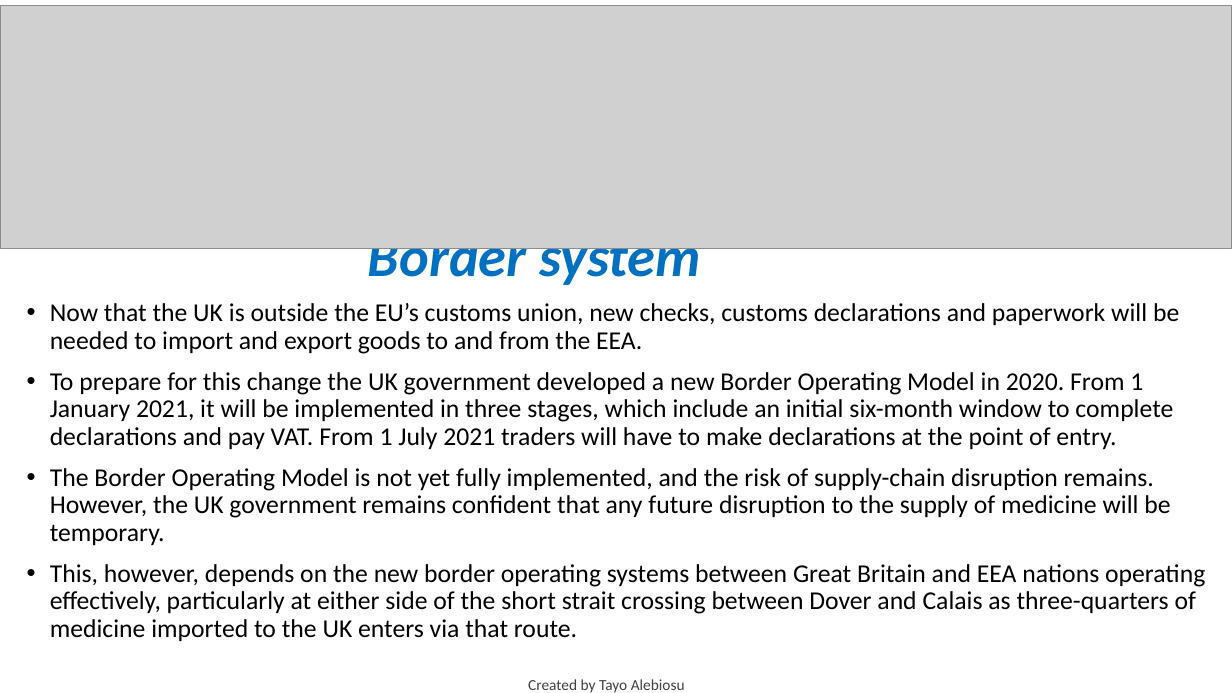
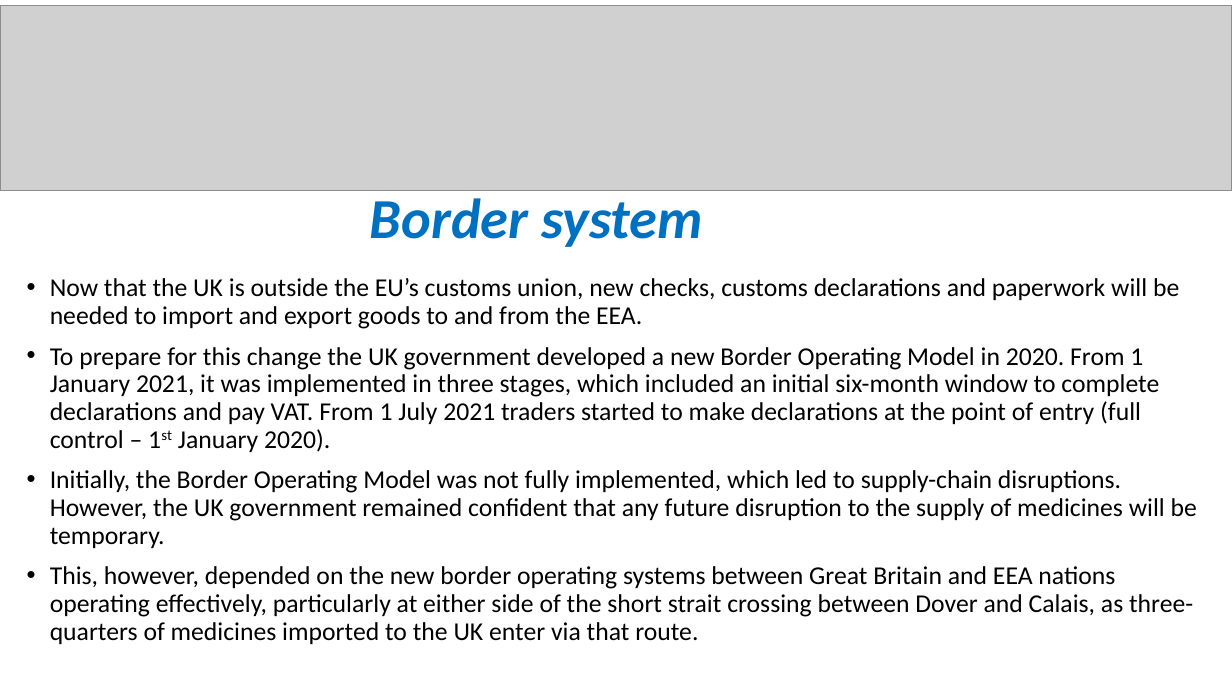
Before and after one commit to Chandy68/new-portal.lsclondon.co.uk-administrator, a slide deck: slide 11 of templates/ncd_fdhsc_ci/LSC-CSI-WEEK-2.pptx. Drawn at 1232x693 pixels with LibreOffice and Linux fonts; fonts in the diff are those of the drawing; grey boxes stand for pictures. Boxes give left, top, right and bottom in pixels: in the first picture for what was removed or moved away, otherwise in the second. Text is boxed around its words. In the diff, an @@ line names an element or a change of style, - is before the commit and + after.

```diff
--- a/templates/ncd_fdhsc_ci/LSC-CSI-WEEK-2.pptx
+++ b/templates/ncd_fdhsc_ci/LSC-CSI-WEEK-2.pptx
@@ picture: place and size @@
-picture at (0,5,1232,249)
+picture at (0,5,1232,190)
@@ title "Border system" rewrapped from (368,248,701,290) to (370,198,703,247) @@
@@ text "Now that the UK is ...": place and size @@
-text "Now that the UK is ..." at (50,303,1205,641)
+text "Now that the UK is ..." at (50,278,1197,644)
@@ text at (50,347,1197,644): text changed @@
-• To prepare for this change the UK government developed a new Border Operating Model in 2020. From 1 January 2021, it will be implemented in three stages, which include an initial six-month window to complete declarations and pay VAT. From 1 July 2021 traders will have to make declarations at the point of entry.
-• The Border Operating Model is not yet fully implemented, and the risk of supply-chain disruption remains. However, the UK government remains confident that any future disruption to the supply of medicine will be temporary.
-• This, however, depends on the new border operating systems between Great Britain and EEA nations operating effectively, particularly at either side of the short strait crossing between Dover and Calais as three-quarters of medicine imported to the UK enters via that route.
+• To prepare for this change the UK government developed a new Border Operating Model in 2020. From 1 January 2021, it was implemented in three stages, which included an initial six-month window to complete declarations and pay VAT. From 1 July 2021 traders started to make declarations at the point of entry (full control – 1st January 2020).
+• Initially, the Border Operating Model was not fully implemented, which led to supply-chain disruptions. However, the UK government remained confident that any future disruption to the supply of medicines will be temporary.
+• This, however, depended on the new border operating systems between Great Britain and EEA nations operating effectively, particularly at either side of the short strait crossing between Dover and Calais, as three-quarters of medicines imported to the UK enter via that route.
@@ text removed at (528,679,685,693) @@
-Created by Tayo Alebiosu
```
Also in this commit, not shown: 22 other slides changed, 2 slides removed, 2 other files.
